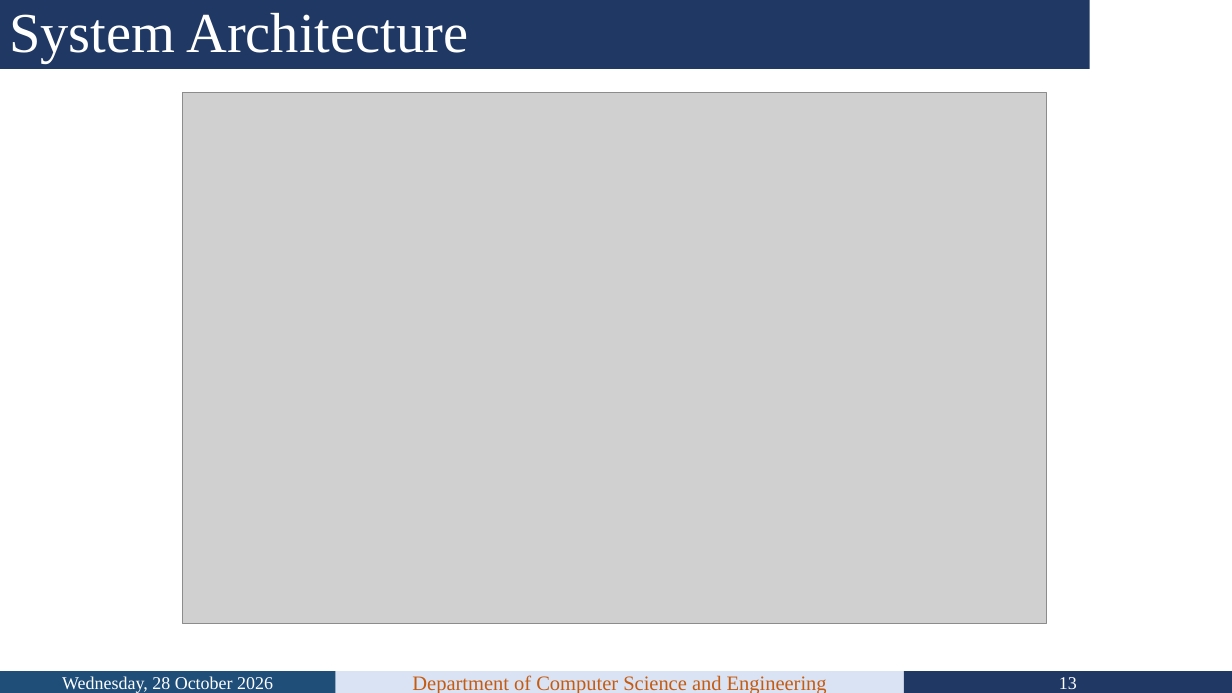
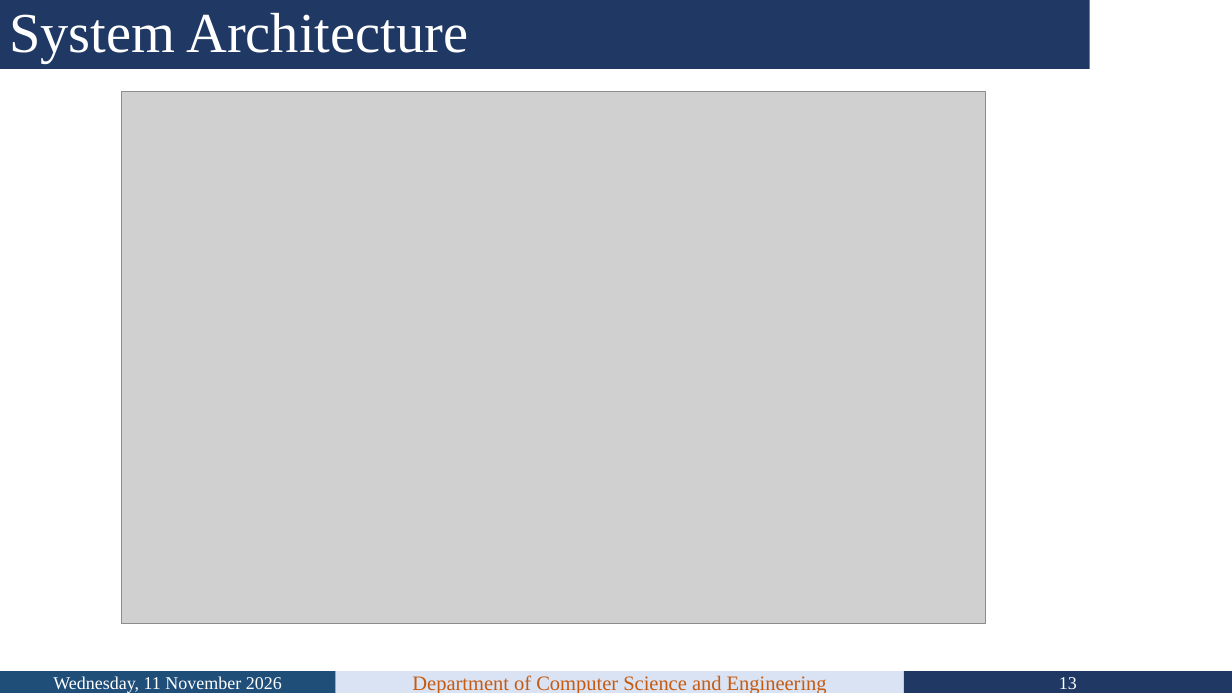
Before and after one commit to VedanshSharma53/Micro-Projects, a slide deck: slide 13 of paper/MP_TG10_Review_PPT_Updated.pptx. Drawn at 1232x693 pixels with LibreOffice and Linux fonts; fonts in the diff are those of the drawing; grey boxes stand for pictures; background and template pictures are left out. Boxes give left, top, right and bottom in pixels: in the first picture for what was removed or moved away, otherwise in the second. Text is boxed around its words. In the diff, an @@ line names an element or a change of style, - is before the commit and + after.

```diff
--- a/paper/MP_TG10_Review_PPT_Updated.pptx
+++ b/paper/MP_TG10_Review_PPT_Updated.pptx
@@ picture: place and size @@
-picture at (182, 92, 1047, 624)
+picture at (121, 91, 986, 623)
@@ text in rectangle at (53, 676, 282, 693): text changed @@
-Wednesday, 28 October 2026
+Wednesday, 11 November 2026
```
Also in this commit, not shown: 25 other slides changed, 3 other files.
